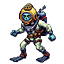
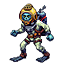
Two versions of the same layered image (64x64). Layer-by-layer changes:
removed layer "Layer 1" over [9,3,56,63]
added layer "Katman 4" above "Katman 1" over [36,19,54,42]
added layer "Katman 1" above "Katman 2" over [33,36,50,63]
added layer "Katman 2" above "Katman 5" over [9,35,33,63]
added layer "Katman 5" above "Katman 7" over [10,22,27,37]
added layer "Katman 7" above "OksijenTanki" over [19,3,45,43]
